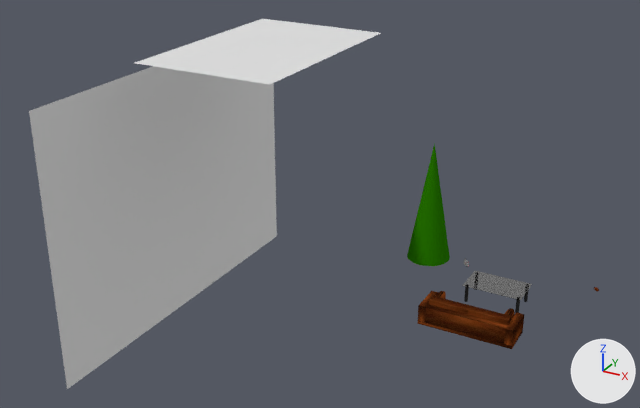
The Blender file Projekt/04-Shots/fs-Shot 1.blend, before and after one commit.
Rendered twice from a camera (50 mm lens) standing at (14.1, -46.6, 27.2) and looking at (-10.9, -1.1, 4.4). The lights are fixed; the arrows at lower right show +X, +Y and +Z.

Objects in the first picture: 'Cone', 'Grundbau', 'Hund im Liegen', 'Schnee', 'World'.
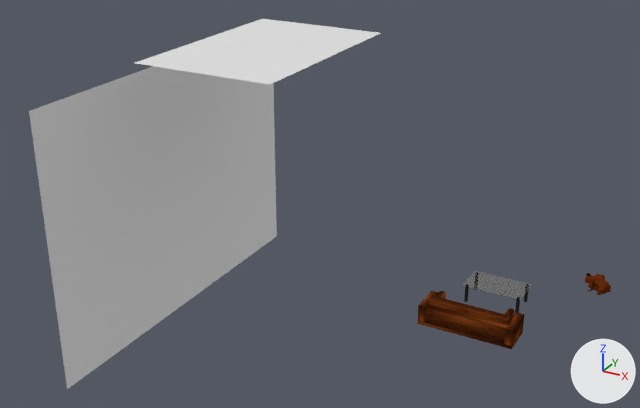
Where the change shows, as pixel boxes (x1, y1, x2, y2) in the pictures (640 x 408 px):
'Cone', deleted (green)
    before: (407, 143, 450, 266)
'Hund im Liegen', moved, rescaled (350% wider, 360% taller)
    before: (594, 287, 599, 291)
    after: (585, 273, 611, 295)

What changed in the scene script:
```text
Add col_schnee_001:
    col_schnee_001 = bpy.data.collections.new('Schnee.001')
    col_schnee_001.objects.link(ob_wolke)
Remove ob_cone:
    ob_cone = bpy.data.objects.new('Cone', me_cone)
    ob_cone.location = (-5.31, 3.9, 0.08)
    ob_cone.scale = (1.43, 1.43, 4.06)
Change ob_schnee:
    ob_schnee.instance_collection: col_schnee -> col_schnee_001
Change ob_hund_im_liegen:
    ob_hund_im_liegen.location: (5.97, 3.82, 0.2) -> (6.42, 3.65, 0.2)
    ob_hund_im_liegen.scale: (0.214, 0.214, 0.214) -> (1.0, 1.0, 1.0)
```
